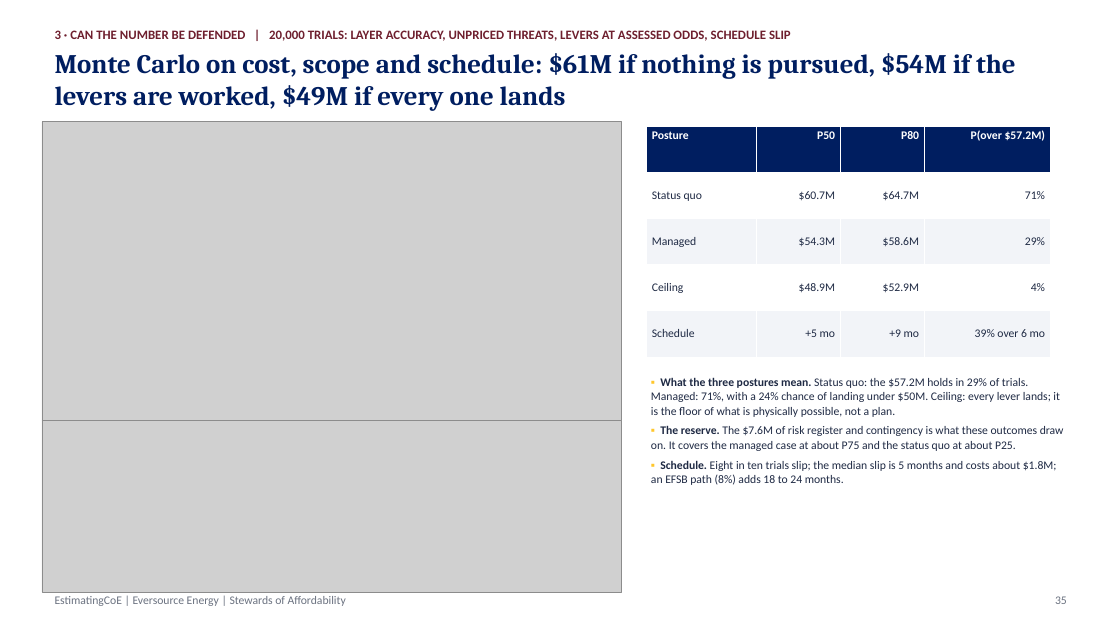
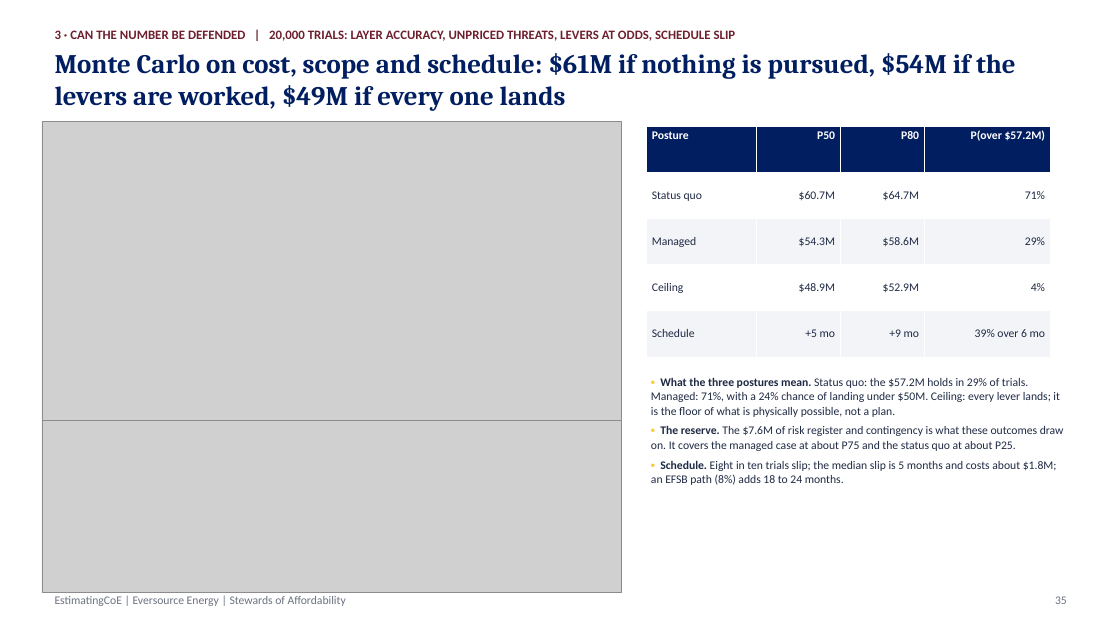
Before and after one commit to gbassaragh/BESS, a slide deck: slide 35 of Hyde Park BESS/6) Cost Analysis Deliverables/Hyde Park BESS - Cost Analysis Deck.pptx. Drawn at 1120x630 pixels with LibreOffice and Linux fonts; fonts in the diff are those of the drawing; grey boxes stand for pictures. Boxes give left, top, right and bottom in pixels: in the first picture for what was removed or moved away, otherwise in the second. Text is boxed around its words. In the diff, an @@ line names an element or a change of style, - is before the commit and + after.

```diff
--- a/Hyde Park BESS/6) Cost Analysis Deliverables/Hyde Park BESS - Cost Analysis Deck.pptx
+++ b/Hyde Park BESS/6) Cost Analysis Deliverables/Hyde Park BESS - Cost Analysis Deck.pptx
@@ text at bbox=[55, 30, 736, 41]: text changed @@
-3 · CAN THE NUMBER BE DEFENDED | 20,000 TRIALS: LAYER ACCURACY, UNPRICED THREATS, LEVERS AT ASSESSED ODDS, SCHEDULE SLIP
+3 · CAN THE NUMBER BE DEFENDED | 20,000 TRIALS: LAYER ACCURACY, UNPRICED THREATS, LEVERS AT ODDS, SCHEDULE SLIP
```
Also in this commit, not shown: 2 other files.
